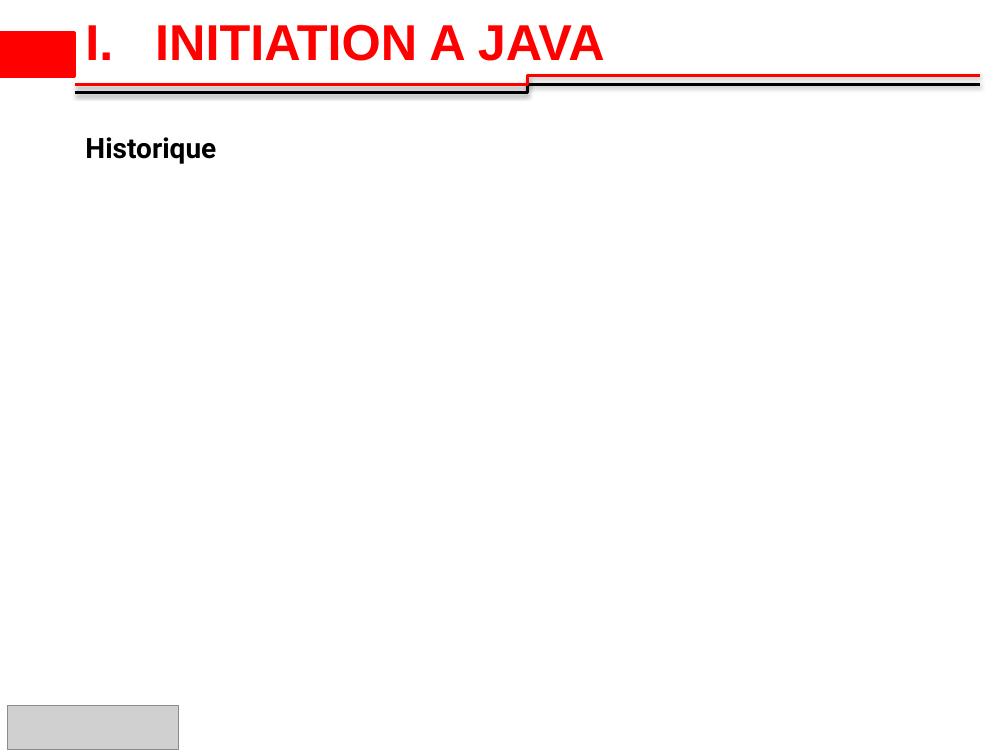
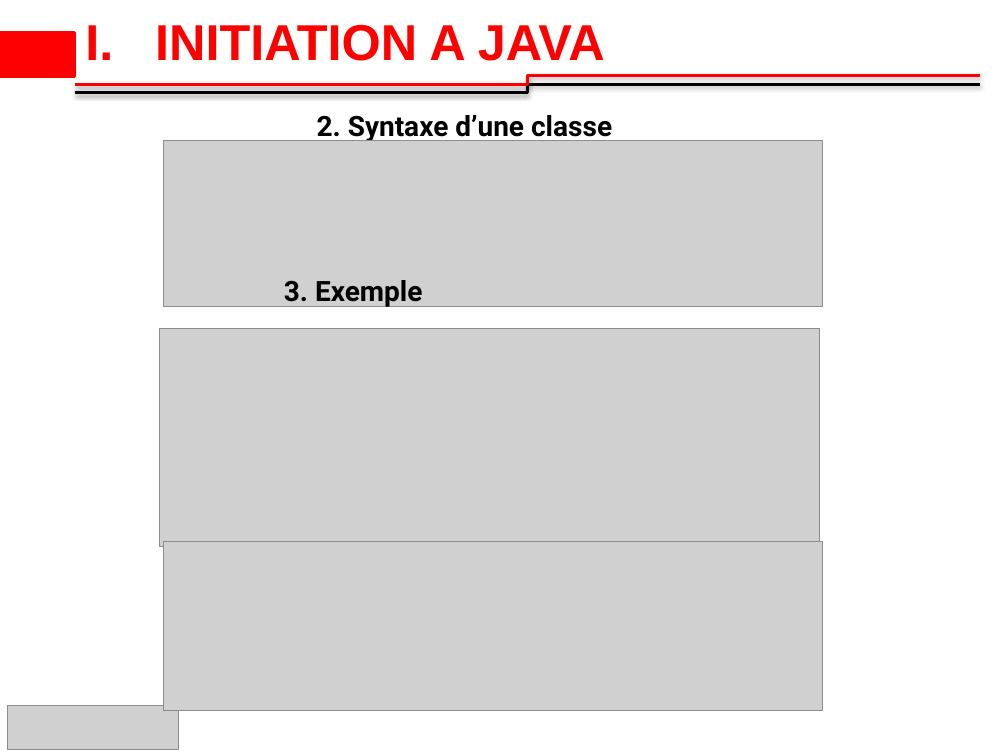
Before and after one commit to 2losky/Poo_Java, a slide deck: slide 10 of java-oop latest.pptx. Drawn at 1008x756 pixels with LibreOffice and Linux fonts; fonts in the diff are those of the drawing; grey boxes stand for pictures; background and template pictures are left out. Boxes give left, top, right and bottom in pixels: in the first picture for what was removed or moved away, otherwise in the second. Text is boxed around its words. In the diff, an @@ line names an element or a change of style, - is before the commit and + after.

Commit message:
objet et classe

```diff
--- a/java-oop latest.pptx
+++ b/java-oop latest.pptx
@@ text added at (317,115,612,143), 20 pt, text #000000, bold @@
+2. Syntaxe d’une classe
@@ text removed at (85,137,216,164) @@
-Historique
@@ picture added at (163,140,823,306) @@
@@ text added at (284,280,423,308), 20 pt, text #000000, bold @@
+3. Exemple
@@ picture added at (160,329,820,546) @@
@@ picture added at (163,542,823,711) @@
```
Also in this commit, not shown: 2 other slides changed.
